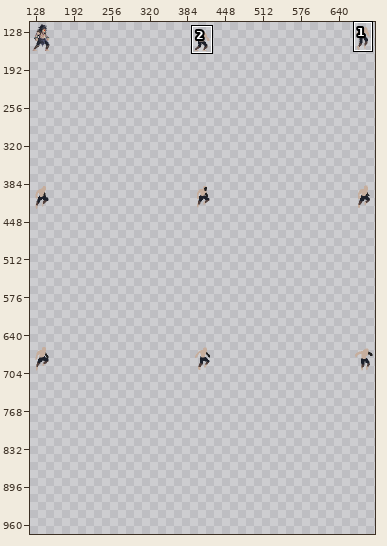
Sprite sheet: resources/Animation/Barn/jump.png. Above, an overview of the earlier version with the close-up marked.
Close-up. As it was:
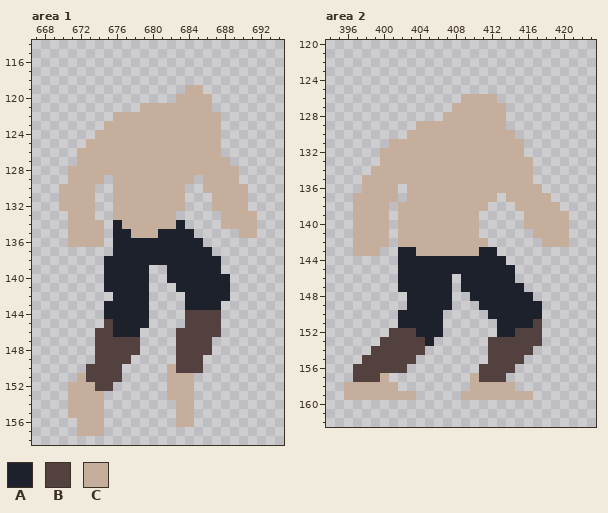
The file is 480x48 pixels. Colours within 5 levels of each other are drawn and written as one. Shown: area 1: x 667..694, y 114..158; area 2: x 394..423, y 120..162. The old version is drawn lined up with the new one. The wide view leaves out empty margins. The commit also changed other parts of the picture, which this record leaves out.
Palette (. is transparent): A #1d212b  B #52413e  C #c6ae9d
Pixels before, area 1, first column x 670:
119 ..............CC......
120 .............CCCC.....
121 .........CCCCCCCC.....
122 ......CCCCCCCCCCCC....
123 .....CCCCCCCCCCCCC....
124 ....CCCCCCCCCCCCCC....
125 ...CCCCCCCCCCCCCCC....
126 ..CCCCCCCCCCCCCCCC....
127 ..CCCCCCCCCCCCCCCCC...
128 .CCCCCCCCCCCCCCCCCCC..
129 .CCCC.CCCCCCCCC.CCCC..
130 CCCC..CCCCCCCC..CCCCC.
131 CCCC..CCCCCCCC...CCCC.
132 CCCC..CCCCCCCC...CCCC.
133 .CCC..CCCCCCC.....CCCC
134 .CCCC.ACCCCCCA....CCCC
135 .CCCC.AACCCAAAA.....CC
136 .CCCC.AAAAAAAAAA......
137 ......AAAAAAAAAAA.....
138 .....AAAAAAAAAAAAA....
139 .....AAAAA..AAAAAA....
140 .....AAAAA..AAAAAAA...
141 .....AAAAA...AAAAAA...
142 ......AAAA....AAAAA...
143 .....AAAAA....AAAA....
144 .....AAAAA....BBBB....
145 .....BAAAA....BBBB....
146 ....BBAAA....BBBBB....
147 ....BBBBB....BBBB.....
148 ....BBBBB....BBBB.....
149 ....BBBB.....BBB......
150 ...BBBB.....CBBB......
151 ..CBBBB.....CCC.......
152 .CCCBB......CCC.......
153 .CCCC.......CCC.......
154 .CCCC........CC.......
155 .CCCC........CC.......
156 ..CCC........CC.......
157 ..CCC.................
Pixels before, area 2, first column x 396:
126 .............CCCC........
127 ............CCCCCC.......
128 ...........CCCCCCC.......
129 ........CCCCCCCCCC.......
130 .......CCCCCCCCCCCC......
131 .....CCCCCCCCCCCCCCC.....
132 ....CCCCCCCCCCCCCCCC.....
133 ....CCCCCCCCCCCCCCCCC....
134 ...CCCCCCCCCCCCCCCCCC....
135 ..CCCCCCCCCCCCCCCCCCC....
136 ..CCCC.CCCCCCCCCCCCCCC...
137 .CCCCC.CCCCCCCCCC.CCCCC..
138 .CCCC.CCCCCCCCCC...CCCCC.
139 .CCCC.CCCCCCCCC.....CCCCC
140 .CCCC.CCCCCCCCC.....CCCCC
141 .CCCC.CCCCCCCCC......CCCC
142 .CCCC.CCCCCCCCCC......CCC
143 .CCC..AACCCCCCCAA........
144 ......AAAAAAAAAAAA.......
145 ......AAAAAAAAAAAAA......
146 ......AAAAAA.AAAAAA......
147 ......AAAAAA.AAAAAAA.....
148 .......AAAAA..AAAAAAA....
149 .......AAAAA...AAAAAAA...
150 ......AAAAA.....AAAAAA...
151 ......AAAAA......AAAAB...
152 .....BBBAAA......AABBB...
153 ....BBBBBA......BBBBBB...
154 ...BBBBBB.......BBBBB....
155 ..BBBBBB........BBBB.....
156 .BBBBBB........BBBB......
157 .BBBC.........CBBB.......
158 CCCCCC........CCCCC......
159 CCCCCCCC.....CCCCCCCC....
The result:
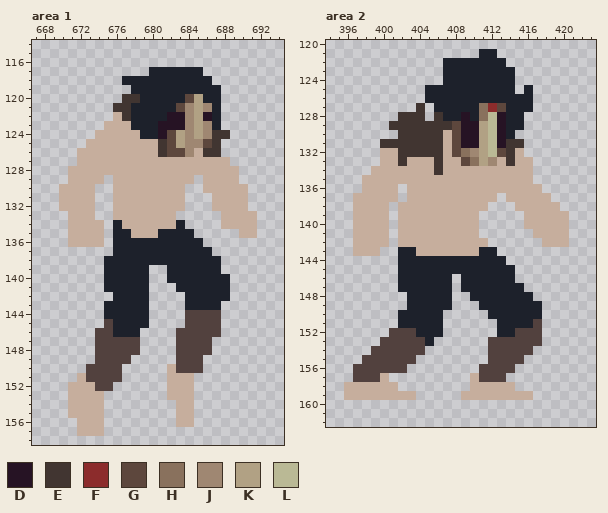
Colours new in this view: D #261324  E #413531  F #8c2c2c  G #5d473d  H #89715d  J #9f8772  K #b1a184  L #bab995
Change:
canvas 480x48 -> 816x1088; drawings rearranged on the sheet (the old picture shows each at its new place; 1 dropped ones are not shown)
Area 1:
y 117: x 680..685 ...... -> AAAAAA
y 118: x 677..686 .......... -> AAAAAAAAAA
y 119: x 678..687 ......CC.. -> AAAAAAAAAA
y 120: x 677..687 ......CCCC. -> EEAAAAAGKAA
y 121: x 676..687 ...CCCCCCCC. -> EEAAAAAGJKJA
y 122: x 677..687 CCCCCCCCCCC -> EAAAADDJKDA
y 123: x 678..687 CCCCCCCCCC -> AAADDDJKJA
y 124: x 679..688 CCCCCCCCC. -> AADGKJKJEE
y 125: x 681..687 CCCCCCC -> EGKJJGE
y 126: x 681..684 CCCC -> EGGJ; x 686..687 CC -> EE
Area 2:
y 121: x 411..412 .. -> AA
y 122: x 407..413 ....... -> AAAAAAA
y 123..124: x 407..414 ........ -> AAAAAAAA
y 125: x 405..414 .......... -> AAAAAAAAAA; x 416 . -> A
y 126: x 405..416 ....CCCC.... -> AAAAAAAAAAAA
y 127: x 404 . -> E; x 406..416 ..CCCCCC... -> AAAAAHFGAAA
y 128: x 402..404 ... -> EEE; x 406..415 .CCCCCCC.. -> EAADAHLDAA
y 129: x 401..415 ...CCCCCCCCCC.. -> EEEEEEEGDDKLDAA
y 130: x 402..406 .CCCC -> EEEEE; x 408..414 CCCCCCC -> GDDKLDA
y 131: x 400..406 .CCCCCC -> EEEEEEE; x 408..415 CCCCCCCC -> GDDKLDEE
y 132: x 402..406 CCCCC -> EEEEE; x 408..414 CCCCCCC -> GHJKLGE
y 133: x 402 C -> E; x 406 C -> E; x 409..412 CCCC -> GHKJ; x 414 C -> E
y 134: x 406 C -> E
Boxes around the changes in both close-ups, in picture pixels (x1, y1, x2, y2):
changed: (113, 67, 230, 157)
changed: (380, 49, 533, 175)
